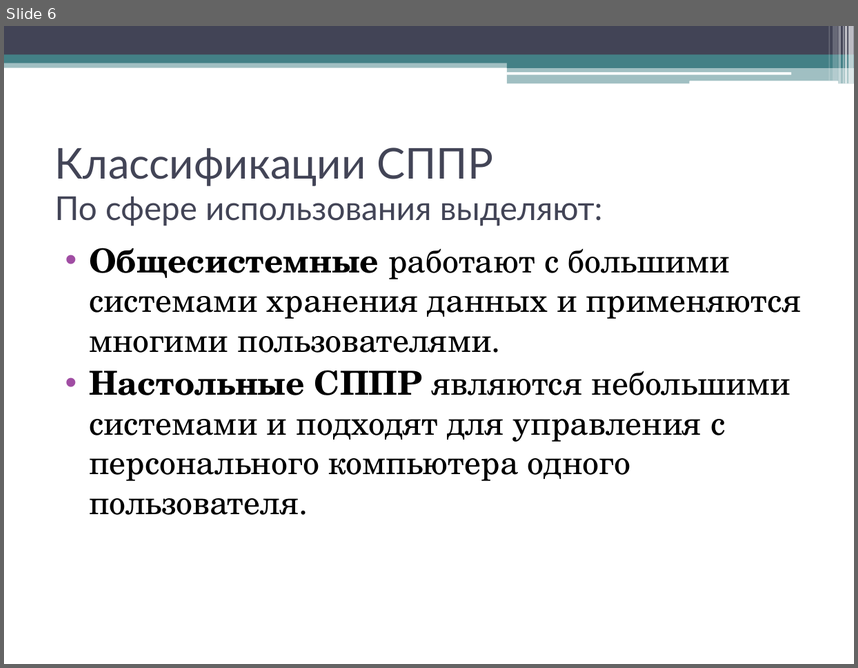
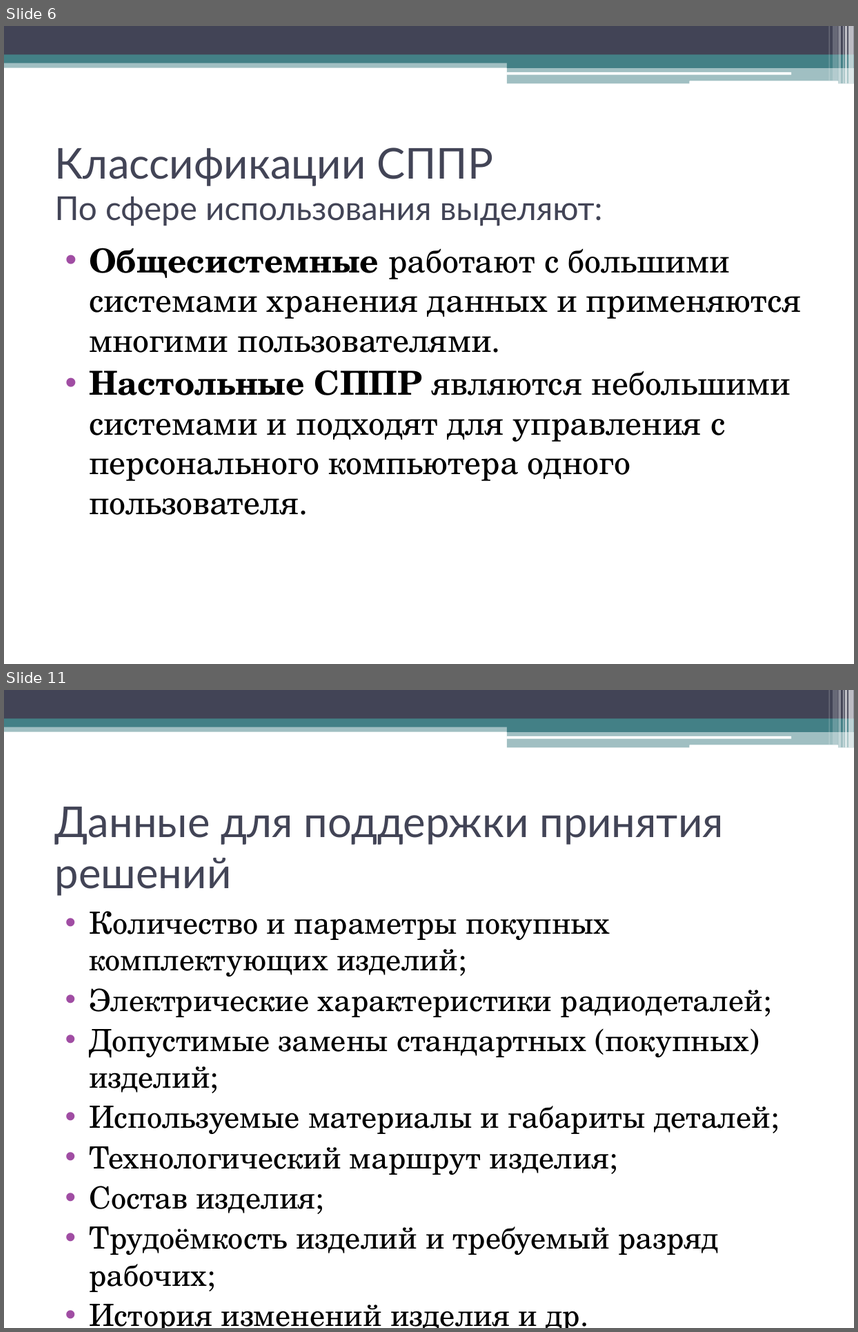
Before and after one commit to andreytemn/university, a slide deck: 5kurs/graf/Tem521PPRpresent.pptx. Shown one above the other, each under a label of ours: slide 6 before the commit, slides 6 and 11 after it; the slides between them are not shown. The pictures are 858x668 and 858x1332 pixels, drawn with LibreOffice and Linux fonts; fonts in the diff are those of the drawing. Boxes give left, top, right and bottom in pixels: in the first picture for what was removed or moved away, otherwise in the second. Text is boxed around its words. In the diff, an @@ line names an element or a change of style, - is before the commit and + after.

```diff
--- a/5kurs/graf/Tem521PPRpresent.pptx
+++ b/5kurs/graf/Tem521PPRpresent.pptx
@@ slide 11 added at (x1=4, y1=690, x2=854, y2=1328), background #FFFFFF; not listed: 13 template elements that a slide beside it also shows @@
@@ title added at (x1=55, y1=807, x2=724, y2=896), 36 pt, text #424456 @@
+Данные для поддержки принятия решений
@@ text added at (x1=89, y1=911, x2=771, y2=1328), 25.9 pt, text #000000 @@
+• Количество и параметры покупных комплектующих изделий;
+• Электрические характеристики радиодеталей;
+• Допустимые замены стандартных (покупных) изделий;
+• Используемые материалы и габариты деталей;
+• Технологический маршрут изделия;
+• Состав изделия;
+• Трудоёмкость изделий и требуемый разряд рабочих;
+• История изменений изделия и др.
```
Also in this commit, not shown: 13 other slides added, 1 slide removed, 3 other files.
